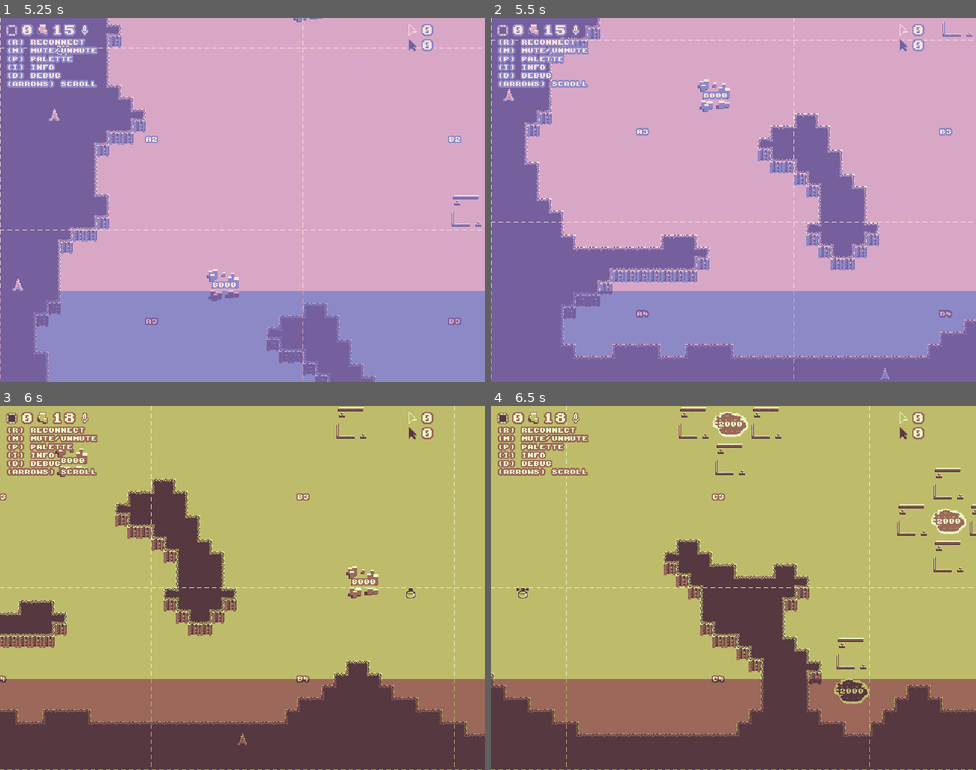
Above: before the commit, frames 1-4 (two rows, left to right).
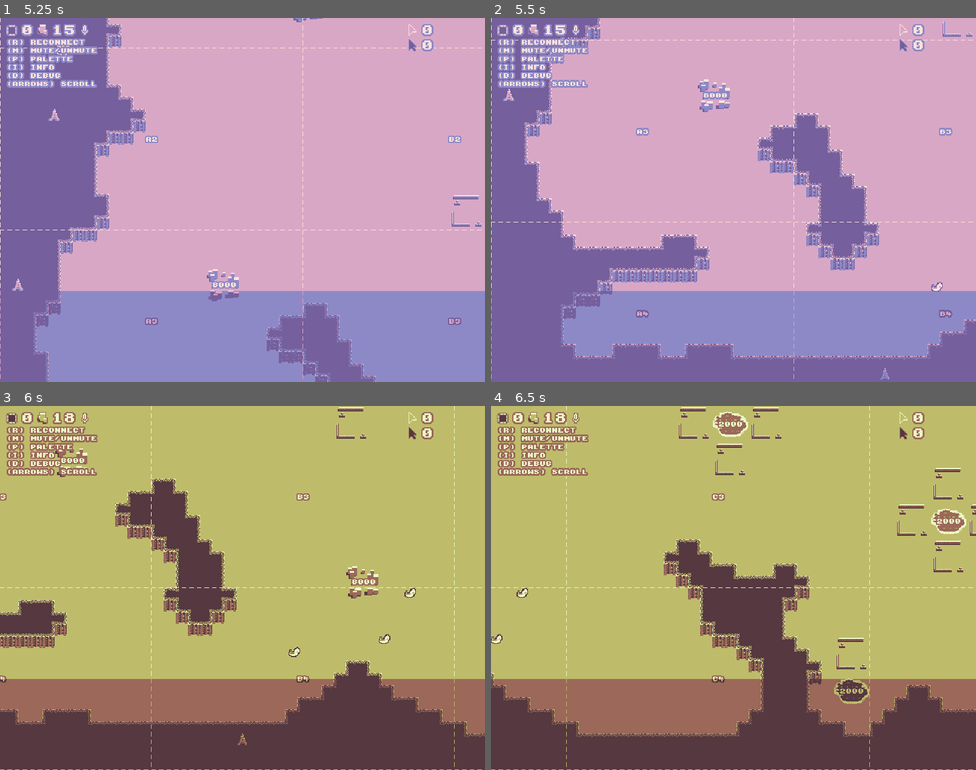
Above: after the commit, the same moments.

Repository: nikolawhallon/data-wars
Game: Godot game, scene res://scenes/game.tscn
Same seed, same stepped clock (60 frames per second), same inputs: the game is played once before the commit and once after it.
Inputs (mouse positions are in pixels of both pictures, inside the frame that each line leads up to):
- Up to frame 1 (5.25 s): move the mouse to (349, 181) at 0.52 s; hold Right (move_right) 0.53-1.28 s; tap I (info) every 1.5 s from 0.6 to 5.1 s; click (349, 181) at 0.67 s; move the mouse to (145, 218) at 1.27 s; hold Down (move_down) 1.28-2.03 s; tap P (palette) at 1.35, 2.85, 4.35 s; move the mouse to (291, 119) at 2.02 s; hold Right (move_right) 2.03-2.78 s; tap Enter at 2.75 s; move the mouse to (218, 272) at 2.77 s; hold Up (move_up) 2.78-3.53 s; click (218, 272) at 2.92 s; move the mouse to (388, 254) at 3.52 s; hold Left (move_left) 3.53-5.03 s; move the mouse to (97, 145) at 4.27 s; tap Space at 5 s; move the mouse to (266, 200) at 5.02 s; hold Down (move_down) from 5.03 s (still down); click (266, 200) at 5.17 s
- Up to frame 2 (5.5 s): keep holding Down (move_down)
- Up to frame 3 (6 s): move the mouse to (169, 497) at 5.77 s; release Down (move_down) at 5.78 s; hold Right (move_right) from 5.78 s (still down); tap P (palette) at 5.85 s
- Up to frame 4 (6.5 s): keep holding Right (move_right)

Frame 1 is identical in both runs. In frame 2, less than 0.1% of the frame differs, in the area x 90-94%, y 72-76%; in frame 3, 0.1%, in the area x 59-86%, y 50-69%; in frame 4, less than 0.1%.

Commit message:
fixed team shader issue

Diff:
--- a/scenes/data_center.gd
+++ b/scenes/data_center.gd
@@ -13,9 +13,16 @@
 	global_position = initial_position
 	team = initial_team
 
+	$Sprite2D.material = $Sprite2D.material.duplicate()
+	var mat := $Sprite2D.material as ShaderMaterial
+
+	if team.team == "player":
+		mat.set_shader_parameter("pal0", Color("#2c2137"))
+		mat.set_shader_parameter("pal1", Color("#764462"))
+		mat.set_shader_parameter("pal2", Color("#a96868"))
+		mat.set_shader_parameter("pal3", Color("#edb4a1"))
+
 	if team.team == "enemy":
-		var mat := $Sprite2D.material as ShaderMaterial
-
 		mat.set_shader_parameter("pal0", Color("#edb4a1"))
 		mat.set_shader_parameter("pal1", Color("#a96868"))
 		mat.set_shader_parameter("pal2", Color("#764462"))
--- a/scenes/data_drone.gd
+++ b/scenes/data_drone.gd
@@ -10,9 +10,16 @@
 	global_position = initial_position
 	team = initial_team
 
+	$Sprite2D.material = $Sprite2D.material.duplicate()
+	var mat := $Sprite2D.material as ShaderMaterial
+
+	if team.team == "player":
+		mat.set_shader_parameter("pal0", Color("#2c2137"))
+		mat.set_shader_parameter("pal1", Color("#764462"))
+		mat.set_shader_parameter("pal2", Color("#a96868"))
+		mat.set_shader_parameter("pal3", Color("#edb4a1"))
+
 	if team.team == "enemy":
-		var mat := $Sprite2D.material as ShaderMaterial
-
 		mat.set_shader_parameter("pal0", Color("#edb4a1"))
 		mat.set_shader_parameter("pal1", Color("#a96868"))
 		mat.set_shader_parameter("pal2", Color("#764462"))
--- a/scenes/extractor.gd
+++ b/scenes/extractor.gd
@@ -11,9 +11,16 @@
 	global_position = initial_position
 	team = initial_team
 
+	$Sprite2D.material = $Sprite2D.material.duplicate()
+	var mat := $Sprite2D.material as ShaderMaterial
+
+	if team.team == "player":
+		mat.set_shader_parameter("pal0", Color("#2c2137"))
+		mat.set_shader_parameter("pal1", Color("#764462"))
+		mat.set_shader_parameter("pal2", Color("#a96868"))
+		mat.set_shader_parameter("pal3", Color("#edb4a1"))
+
 	if team.team == "enemy":
-		var mat := $Sprite2D.material as ShaderMaterial
-
 		mat.set_shader_parameter("pal0", Color("#edb4a1"))
 		mat.set_shader_parameter("pal1", Color("#a96868"))
 		mat.set_shader_parameter("pal2", Color("#764462"))
--- a/scenes/game.gd
+++ b/scenes/game.gd
@@ -91,7 +91,7 @@
 
 	var enemy_skunk_drones_to_spawn = 4
 	while enemy_skunk_drones_to_spawn > 0:
-		var skunk_drone = load("res://scenes/spam_bot.tscn").instantiate()
+		var skunk_drone = load("res://scenes/skunk_drone.tscn").instantiate()
 		skunk_drone.init($Enemy, Vector2(randf_range(512.0, 1024.0), randf_range(512.0, 1024.0)))
 		add_child(skunk_drone)
 
--- a/scenes/skunk_drone.gd
+++ b/scenes/skunk_drone.gd
@@ -10,9 +10,16 @@
 	global_position = initial_position
 	team = initial_team
 
+	$Sprite2D.material = $Sprite2D.material.duplicate()
+	var mat := $Sprite2D.material as ShaderMaterial
+
+	if team.team == "player":
+		mat.set_shader_parameter("pal0", Color("#2c2137"))
+		mat.set_shader_parameter("pal1", Color("#764462"))
+		mat.set_shader_parameter("pal2", Color("#a96868"))
+		mat.set_shader_parameter("pal3", Color("#edb4a1"))
+
 	if team.team == "enemy":
-		var mat := $Sprite2D.material as ShaderMaterial
-
 		mat.set_shader_parameter("pal0", Color("#edb4a1"))
 		mat.set_shader_parameter("pal1", Color("#a96868"))
 		mat.set_shader_parameter("pal2", Color("#764462"))
--- a/scenes/skunk_works.gd
+++ b/scenes/skunk_works.gd
@@ -13,9 +13,16 @@
 	global_position = initial_position
 	team = initial_team
 
+	$Sprite2D.material = $Sprite2D.material.duplicate()
+	var mat := $Sprite2D.material as ShaderMaterial
+
+	if team.team == "player":
+		mat.set_shader_parameter("pal0", Color("#2c2137"))
+		mat.set_shader_parameter("pal1", Color("#764462"))
+		mat.set_shader_parameter("pal2", Color("#a96868"))
+		mat.set_shader_parameter("pal3", Color("#edb4a1"))
+
 	if team.team == "enemy":
-		var mat := $Sprite2D.material as ShaderMaterial
-
 		mat.set_shader_parameter("pal0", Color("#edb4a1"))
 		mat.set_shader_parameter("pal1", Color("#a96868"))
 		mat.set_shader_parameter("pal2", Color("#764462"))
--- a/scenes/spam_bot.gd
+++ b/scenes/spam_bot.gd
@@ -13,9 +13,16 @@
 	global_position = initial_position
 	team = initial_team
 
+	$AnimatedSprite2D.material = $AnimatedSprite2D.material.duplicate()
+	var mat := $AnimatedSprite2D.material as ShaderMaterial
+
+	if team.team == "player":
+		mat.set_shader_parameter("pal0", Color("#2c2137"))
+		mat.set_shader_parameter("pal1", Color("#764462"))
+		mat.set_shader_parameter("pal2", Color("#a96868"))
+		mat.set_shader_parameter("pal3", Color("#edb4a1"))
+
 	if team.team == "enemy":
-		var mat := $AnimatedSprite2D.material as ShaderMaterial
-
 		mat.set_shader_parameter("pal0", Color("#edb4a1"))
 		mat.set_shader_parameter("pal1", Color("#a96868"))
 		mat.set_shader_parameter("pal2", Color("#764462"))
